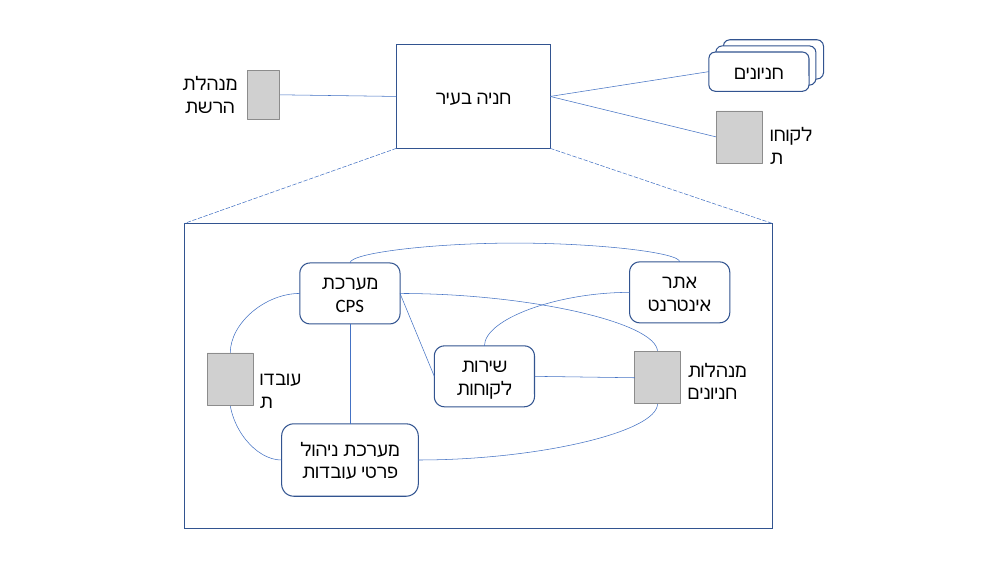
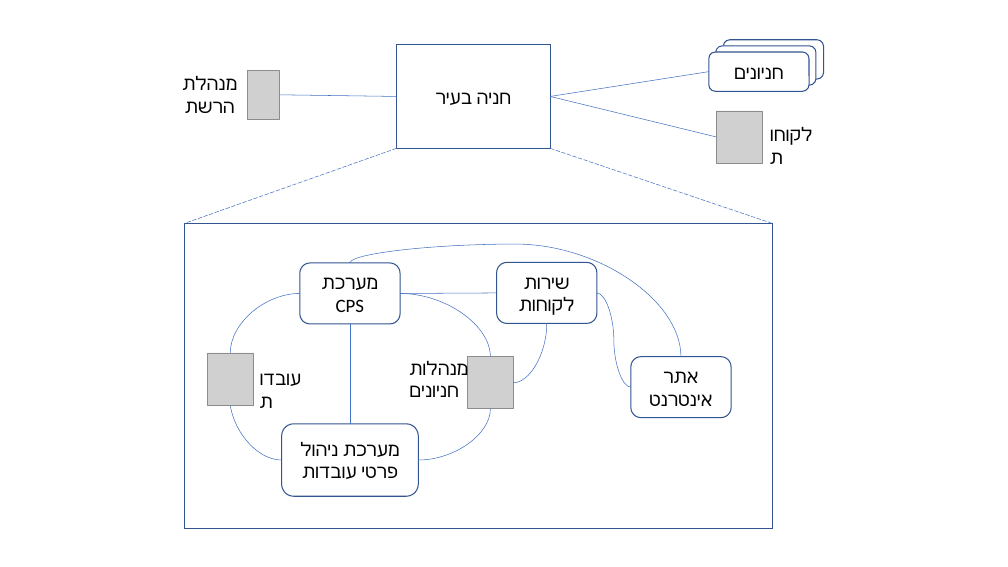
Before and after one commit to Yulin777/automatic-parking-lot-mvc-java, a slide deck: slide 1 of use cases/use_case_diagram_organization.pptx. Drawn at 1008x567 pixels with LibreOffice and Linux fonts; fonts in the diff are those of the drawing; grey boxes stand for pictures. Boxes give left, top, right and bottom in pixels: in the first picture for what was removed or moved away, otherwise in the second. Text is boxed around its words. In the diff, an @@ line names an element or a change of style, - is before the commit and + after.

```diff
--- a/use cases/use_case_diagram_organization.pptx
+++ b/use cases/use_case_diagram_organization.pptx
@@ curved line moved from (350, 263) - (680, 262) to (350, 263) - (681, 357) @@
@@ rounded rectangle "שירות לקוחות": place and size @@
-rounded rectangle "שירות לקוחות" at [435,346,535,408]
+rounded rectangle "שירות לקוחות" at [497,262,597,324]
@@ curved line moved from (400, 293) - (658, 352) to (400, 293) - (491, 357) @@
@@ line moved from (400, 293) - (435, 377) to (400, 293) - (497, 293) @@
@@ curved line moved from (485, 346) - (630, 293) to (597, 293) - (631, 387) @@
@@ curved line added from (547, 324) to (513, 383), #4472C4 0.5 pt @@
@@ text "מנהלות חניונים": place and size @@
-text "מנהלות חניונים" at [688,363,747,399]
+text "מנהלות חניונים" at [409,360,468,397]
@@ picture: place and size @@
-picture at [635,352,681,404]
+picture at [468,357,513,409]
@@ rounded rectangle "אתר אינטרנט": place and size @@
-rounded rectangle "אתר אינטרנט" at [630,262,730,323]
+rounded rectangle "אתר אינטרנט" at [631,357,731,418]
@@ line removed from (535, 377) to (635, 378) @@
@@ curved line moved from (418, 461) - (658, 404) to (418, 461) - (491, 409) @@
```
